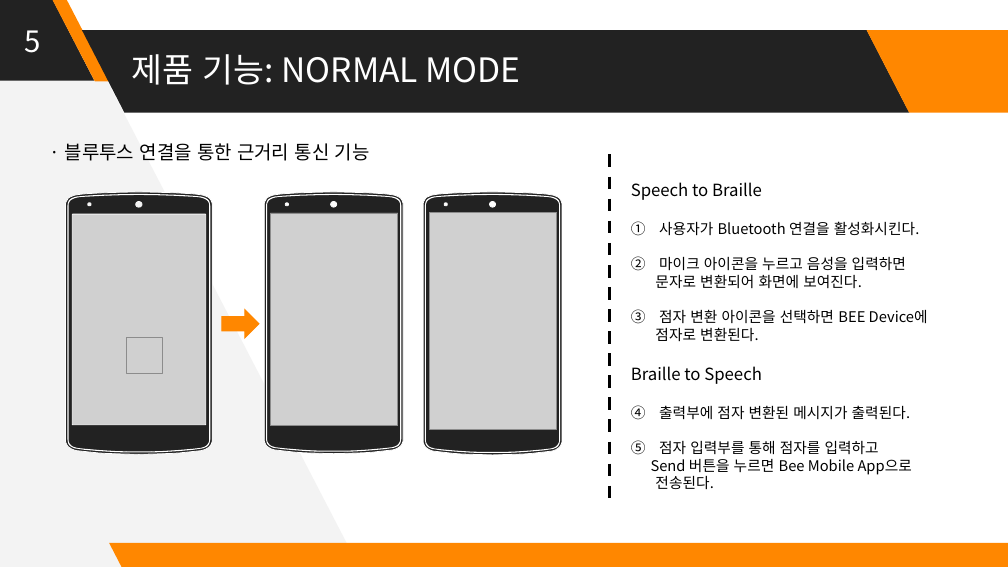
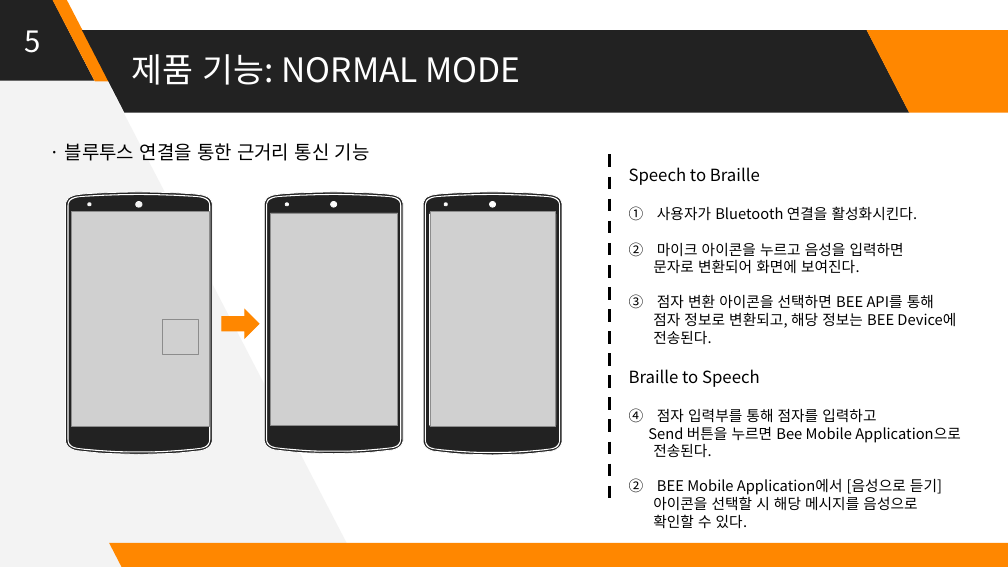
Before and after one commit to Huffon/2019_Capstone_bee, a slide deck: slide 5 of docs/8_Final Presentation Panel.pptx. Drawn at 1008x567 pixels with LibreOffice and Linux fonts; fonts in the diff are those of the drawing; grey boxes stand for pictures. Boxes give left, top, right and bottom in pixels: in the first picture for what was removed or moved away, otherwise in the second. Text is boxed around its words. In the diff, an @@ line names an element or a change of style, - is before the commit and + after.

```diff
--- a/docs/8_Final Presentation Panel.pptx
+++ b/docs/8_Final Presentation Panel.pptx
@@ text "Speech to Braille": place and size @@
-text "Speech to Braille" at bbox=[631, 182, 928, 489]
+text "Speech to Braille" at bbox=[629, 167, 961, 528]
@@ picture: place and size @@
-picture at bbox=[69, 214, 206, 443]
+picture at bbox=[71, 212, 209, 426]
@@ picture: place and size @@
-picture at bbox=[430, 212, 557, 430]
+picture at bbox=[430, 212, 557, 426]
@@ text at bbox=[653, 294, 956, 344]: text changed @@
-3. 점자 변환 아이콘을 선택하면 BEE Device에
-점자로 변환된다.
+3. 점자 변환 아이콘을 선택하면 BEE API를 통해
+점자 정보로 변환되고, 해당 정보는 BEE Device에
+전송된다.
@@ picture added at bbox=[163, 319, 198, 355] @@
@@ picture removed at bbox=[126, 337, 163, 374] @@
@@ text at bbox=[659, 405, 911, 419]: paragraph removed @@
-1. 출력부에 점자 변환된 메시지가 출력된다.
@@ text at bbox=[648, 427, 961, 443]: text changed @@
-Send 버튼을 누르면 Bee Mobile App으로
+Send 버튼을 누르면 Bee Mobile Application으로
@@ text at bbox=[653, 479, 942, 528]: paragraphs added @@
+2. BEE Mobile Application에서 [음성으로 듣기]
+아이콘을 선택할 시 해당 메시지를 음성으로
+확인할 수 있다.
```
Also in this commit, not shown: 4 other slides changed, 1 other file.
